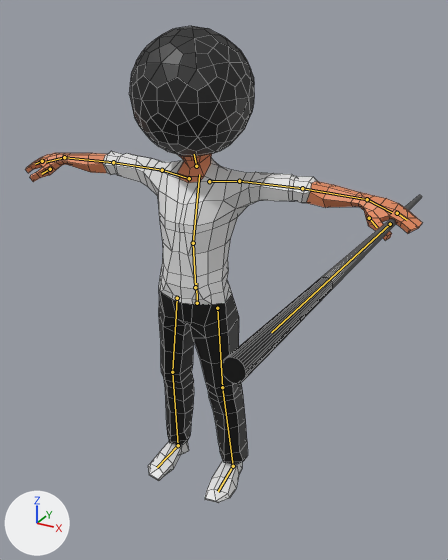
Renders of the Blender file testchar.blend from each side of a commit.
The view is the same before and after, from a 50 mm lens placed at (1.3, -2.1, 2.12), pointed at (0.25, -0.19, 1.17). The axes (+X, +Y, +Z) are drawn at lower left. The lights are the same throughout. The bones that bend it are drawn over the model as lines. Mesh edges are drawn as thin lines.
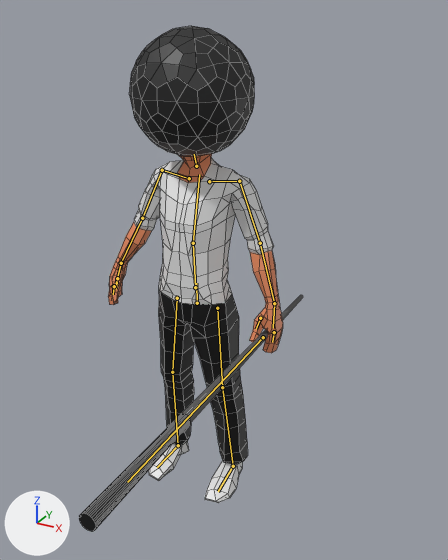
The newer file adds an action. The first version stands in its rest pose; the second is drawn at frame 1 of the action 'idle'.

Pixel boxes [x1, y1, x2, y2] of what changed, in the pictures (448 x 560 px):
```json
{"object": "Sphere", "change": "posed", "before": [26, 26, 422, 503], "after": [79, 26, 303, 531], "on screen": "43% narrower"}
{"bone": "bip L UpperArm", "before": "(239, 181) to (302, 188)", "after": "(239, 181) to (260, 243)"}
{"bone": "bip R UpperArm", "before": "(162, 170) to (113, 162)", "after": "(162, 170) to (142, 218)"}
```

Scene script edits in JSON lines:
```json
{"block": "bone_bip_l_upperarm", "where": "bone_bip_l_upperarm = bpy.data.objects['bip'].pose.bones['bip L UpperArm']  # child of 'bip L Clavicle'"}
{"op": "set", "path": "bone_bip_l_upperarm.rotation_quaternion", "old": "(1.0, 0.0, 0.0, 0.0)", "new": "(0.817, 0.575, 0.018, 0.042)", "note": "degrees (0, 0, 0) -> degrees (70, -1, 5)"}
{"block": "bone_bip_r_upperarm", "where": "bone_bip_r_upperarm = bpy.data.objects['bip'].pose.bones['bip R UpperArm']  # child of 'bip R Clavicle'"}
{"op": "set", "path": "bone_bip_r_upperarm.rotation_quaternion", "old": "(1.0, 0.0, 0.0, 0.0)", "new": "(0.853, -0.521, -0.017, 0.038)", "note": "degrees (0, 0, 0) -> degrees (-63, 1, 5)"}
```
